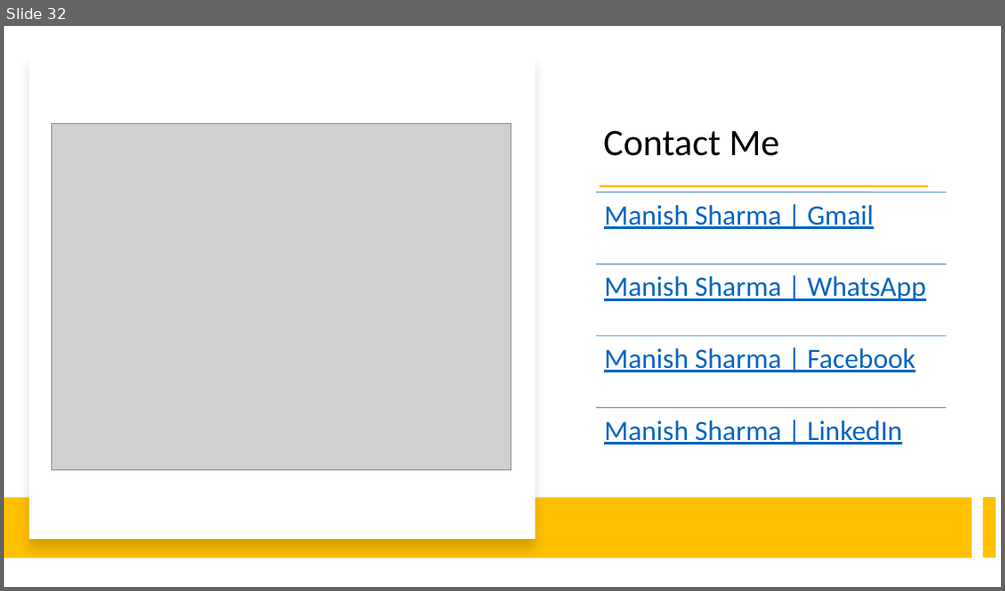
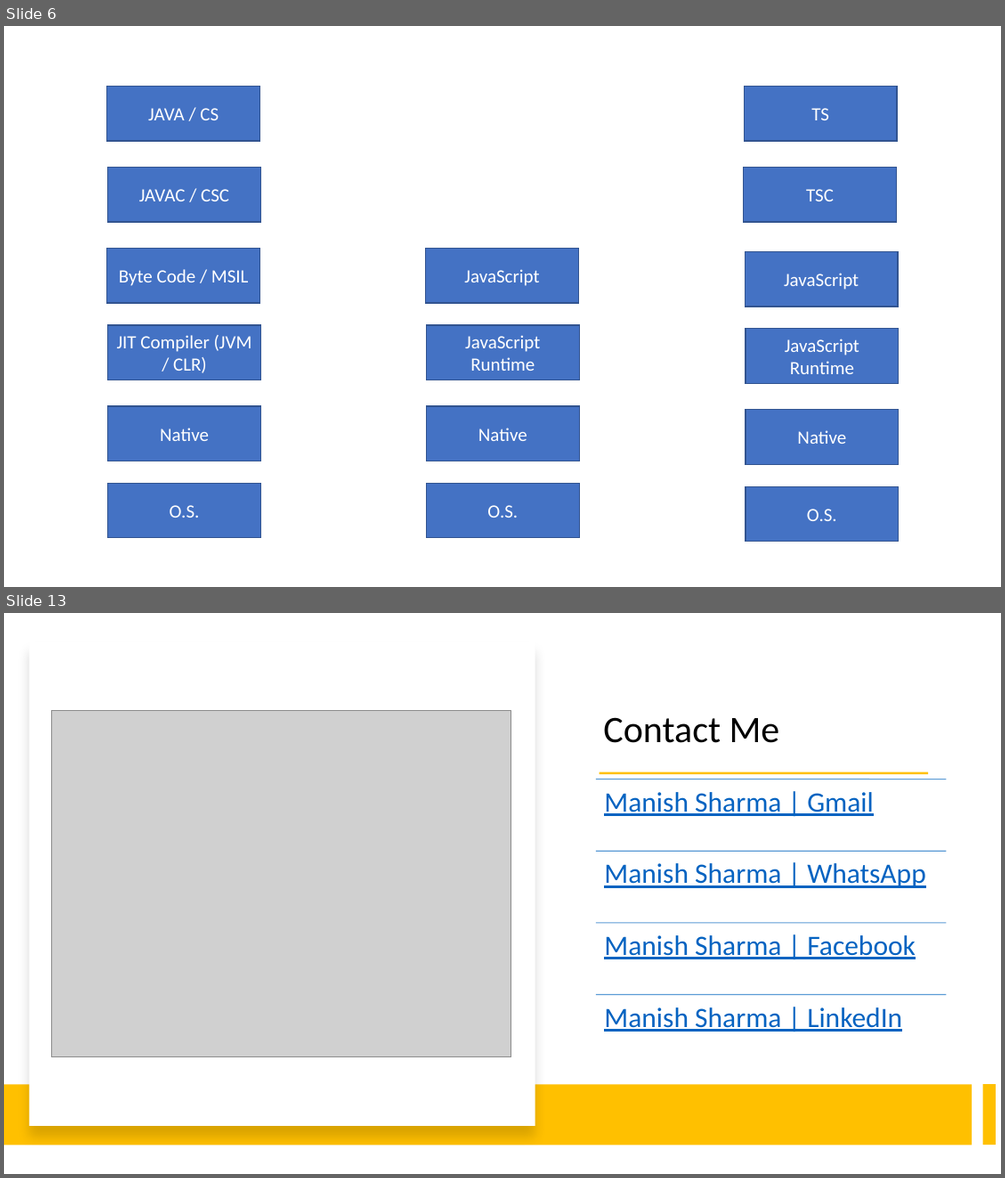
Before and after one commit to explore-with-manish/BFL_Byte_Jul23, a slide deck: Ng-Byte.pptx. Shown one above the other, each under a label of ours: slide 32 before the commit, slides 6 and 13 after it; the slides between them are not shown. The pictures are 1005x591 and 1005x1178 pixels, drawn with LibreOffice and Linux fonts; fonts in the diff are those of the drawing; grey boxes stand for pictures. Boxes give left, top, right and bottom in pixels: in the first picture for what was removed or moved away, otherwise in the second. Text is boxed around its words. In the diff, an @@ line names an element or a change of style, - is before the commit and + after.

Commit message:
PPT Updated

```diff
--- a/Ng-Byte.pptx
+++ b/Ng-Byte.pptx
@@ slide 6 added at (4,26,1001,587), background #FFFFFF @@
@@ rectangle added at (107,87,260,141), fill #4472C4, outline #325491 1 pt, 18 pt, text #FFFFFF @@
+JAVA / CS
@@ rectangle added at (744,87,898,141), fill #4472C4, outline #325491 1 pt, 18 pt, text #FFFFFF @@
+TS
@@ rectangle added at (108,168,261,222), fill #4472C4, outline #325491 1 pt, 18 pt, text #FFFFFF @@
+JAVAC / CSC
@@ rectangle added at (744,168,897,222), fill #4472C4, outline #325491 1 pt, 18 pt, text #FFFFFF @@
+TSC
@@ rectangle added at (107,248,260,303), fill #4472C4, outline #325491 1 pt, 18 pt, text #FFFFFF @@
+Byte Code / MSIL
@@ rectangle added at (426,248,579,303), fill #4472C4, outline #325491 1 pt, 18 pt, text #FFFFFF @@
+JavaScript
@@ rectangle added at (745,252,898,306), fill #4472C4, outline #325491 1 pt, 18 pt, text #FFFFFF @@
+JavaScript
@@ rectangle added at (108,325,261,379), fill #4472C4, outline #325491 1 pt, 18 pt, text #FFFFFF @@
+JIT Compiler (JVM / CLR)
@@ rectangle added at (427,325,580,379), fill #4472C4, outline #325491 1 pt, 18 pt, text #FFFFFF @@
+JavaScript Runtime
@@ rectangle added at (745,329,899,384), fill #4472C4, outline #325491 1 pt, 18 pt, text #FFFFFF @@
+JavaScript Runtime
@@ rectangle added at (108,406,261,460), fill #4472C4, outline #325491 1 pt, 18 pt, text #FFFFFF @@
+Native
@@ rectangle added at (427,406,580,460), fill #4472C4, outline #325491 1 pt, 18 pt, text #FFFFFF @@
+Native
@@ rectangle added at (745,410,899,464), fill #4472C4, outline #325491 1 pt, 18 pt, text #FFFFFF @@
+Native
@@ rectangle added at (108,483,261,538), fill #4472C4, outline #325491 1 pt, 18 pt, text #FFFFFF @@
+O.S.
@@ rectangle added at (427,483,580,538), fill #4472C4, outline #325491 1 pt, 18 pt, text #FFFFFF @@
+O.S.
@@ rectangle added at (745,487,899,541), fill #4472C4, outline #325491 1 pt, 18 pt, text #FFFFFF @@
+O.S.
@@ what was slide 32 is now slide 13 @@
```
Also in this commit, not shown: 11 other slides added, 31 slides removed.
